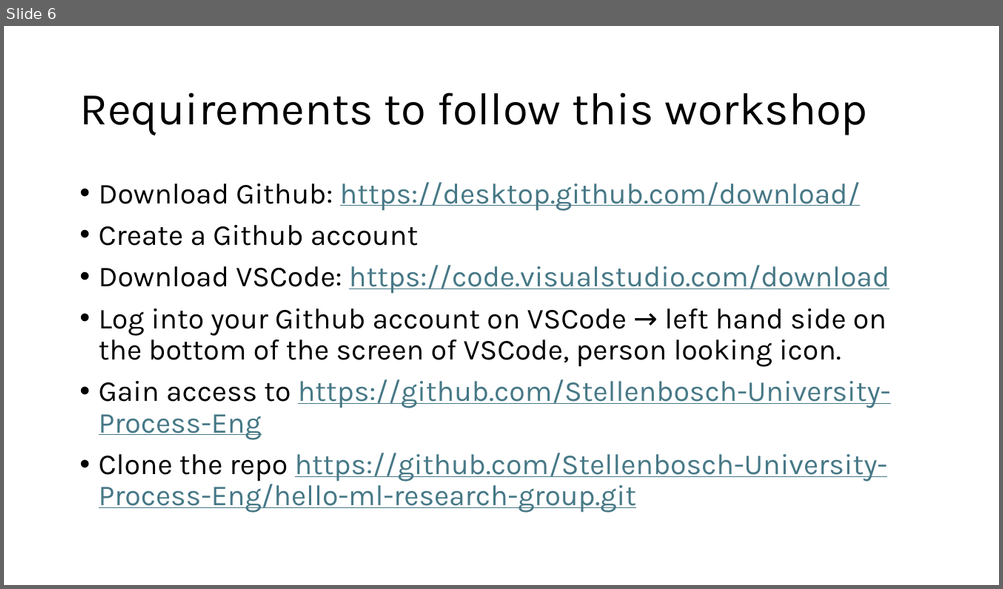
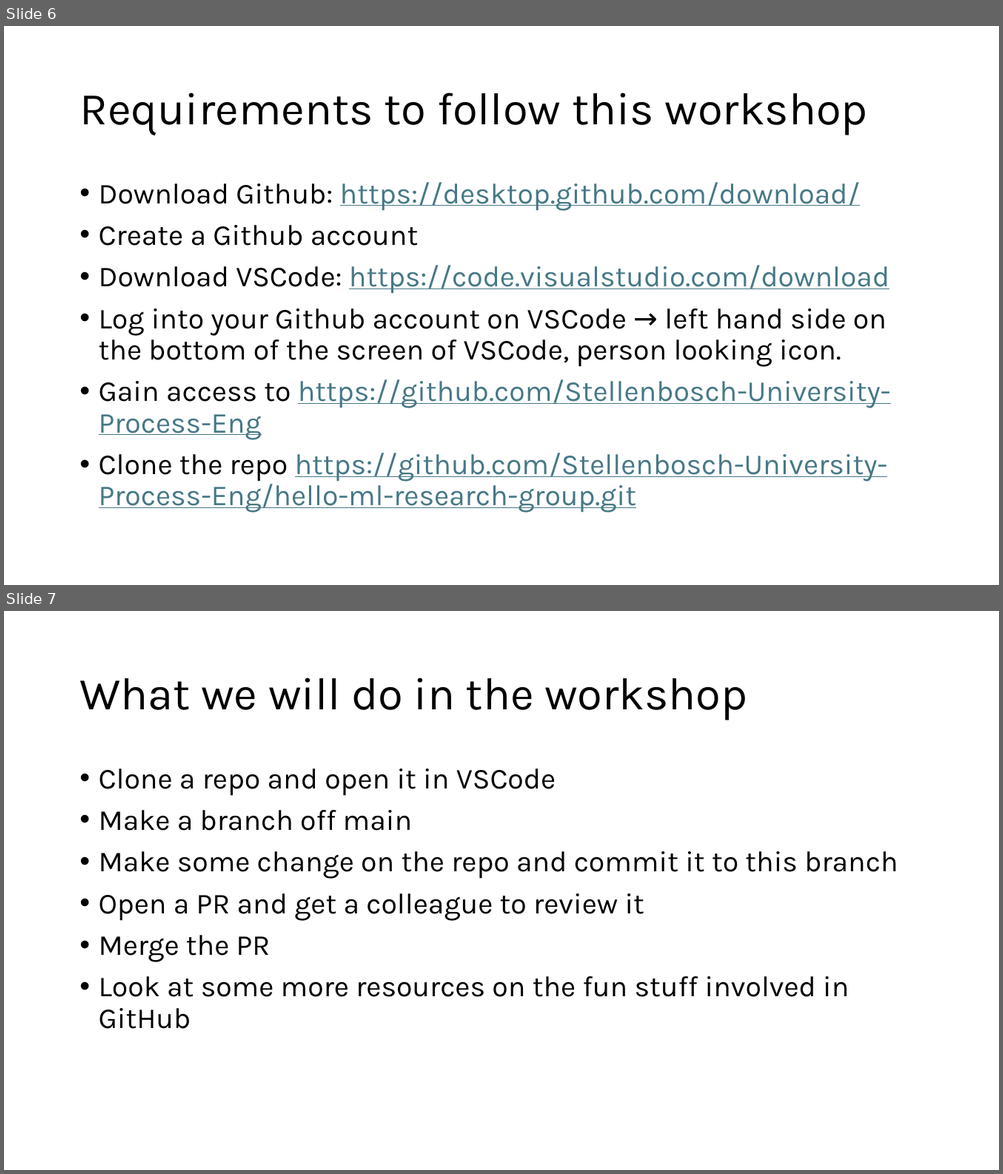
Before and after one commit to Stellenbosch-University-Process-Eng/hello-ml-research-group, a slide deck: Intro to Github workshop.pptx. Shown one above the other, each under a label of ours: slide 6 before the commit, slides 6 and 7 after it. The pictures are 1003x589 and 1003x1174 pixels, drawn with LibreOffice and Linux fonts; fonts in the diff are those of the drawing. Boxes give left, top, right and bottom in pixels: in the first picture for what was removed or moved away, otherwise in the second. Text is boxed around its words. In the diff, an @@ line names an element or a change of style, - is before the commit and + after.

```diff
--- a/Intro to Github workshop.pptx
+++ b/Intro to Github workshop.pptx
@@ slide 7 added at [4,611,999,1170], background #FFFFFF @@
@@ title added at [79,678,747,721], 44 pt, text #000000 @@
+What we will do in the workshop
@@ text added at [99,769,897,1029], 28 pt, text #000000 @@
+• Clone a repo and open it in VSCode
+• Make a branch off main
+• Make some change on the repo and commit it to this branch
+• Open a PR and get a colleague to review it
+• Merge the PR
+• Look at some more resources on the fun stuff involved in GitHub
```
Also in this commit, not shown: 1 other slide added, 8 slides removed, 1 other file.
